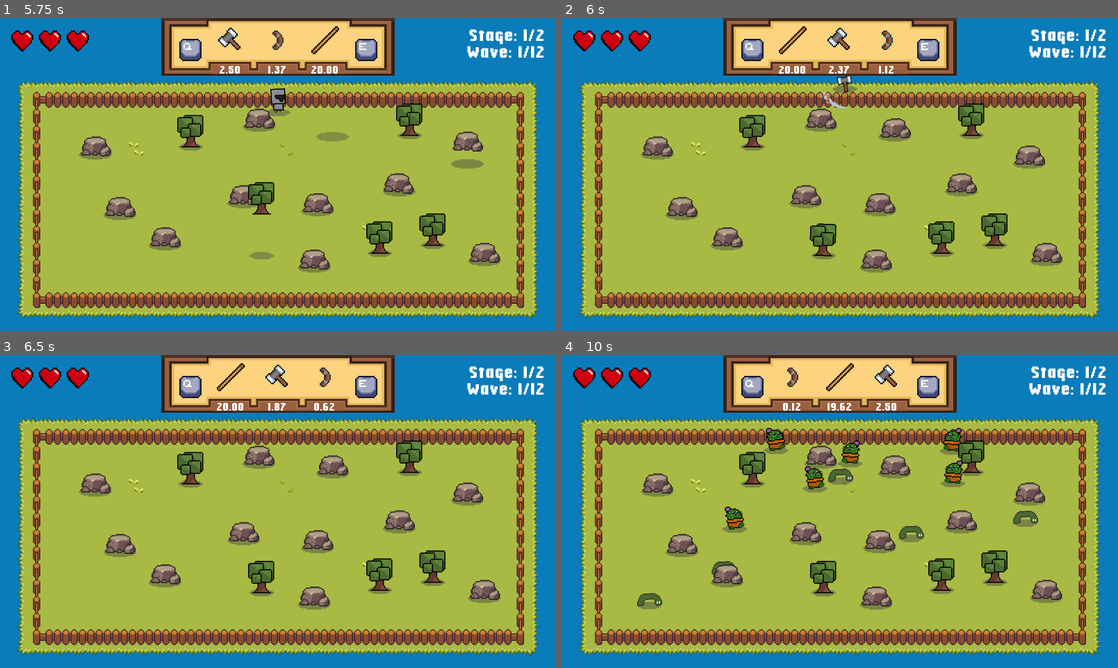
Above: before the commit, frames 1-4 (two rows, left to right).
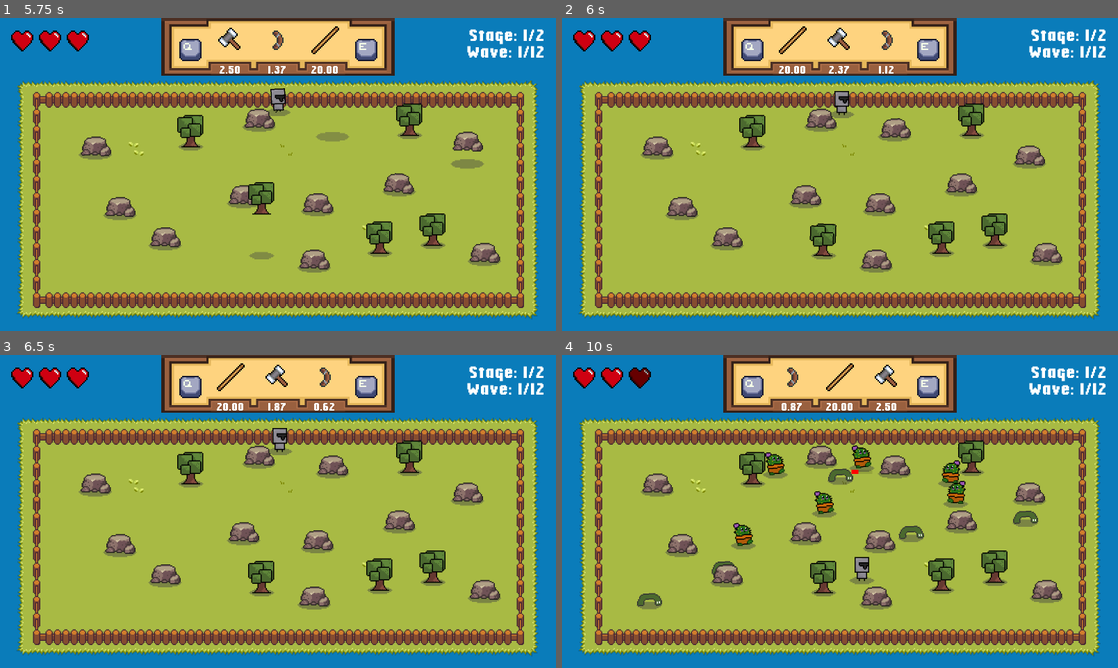
Above: after the commit, the same moments.

Repository: TiltAddictive/air-island
Game: Godot game, scene res://scenes/technical/scene_controller.tscn
Same seed, same stepped clock (60 frames per second), same inputs: the game is played once before the commit and once after it. The engine's default icon, where the game draws it, is replaced by a stand-in: a white triangle on a blue panel in a dark square.
Inputs (mouse positions are in pixels of both pictures, inside the frame that each line leads up to):
- Up to frame 1 (5.75 s): click "New run" at 0.5 s; click "New run" at 1.25 s; click "Settings" at 2 s; tap Enter at 2.75, 4.25 s; move the mouse to (400, 158) at 2.77 s; hold E (choose_right) 2.78-3.53 s; tap Space (attack) at 2.85, 3.5, 3.6, 4.35, 5.1 s; click (400, 158) at 2.92 s; move the mouse to (166, 190) at 3.52 s; hold Down (ui_down) 3.53-4.28 s; click (166, 190) at 3.67 s; move the mouse to (333, 105) at 4.27 s; hold E (choose_right) 4.28-5.03 s; click (333, 105) at 4.42 s; move the mouse to (250, 237) at 5.02 s; hold Up (ui_up) from 5.03 s (still down); click (250, 237) at 5.17 s
- Up to frame 2 (6 s): move the mouse to (1006, 221) at 5.77 s; release Up (ui_up) at 5.78 s; hold Q (choose_left) from 5.78 s (still down); tap Space (attack) at 5.85 s; click (1006, 221) at 5.92 s
- Up to frame 3 (6.5 s): keep holding Q (choose_left)
- Up to frame 4 (10 s): move the mouse to (673, 464) at 6.52 s; tap Space (attack) every 0.75 s from 6.6 to 9.6 s; click (673, 464) at 6.67 s; move the mouse to (867, 511) at 7.27 s; release Q (choose_left) at 7.28 s; hold Down (ui_down) 7.28-8.03 s; click (867, 511) at 7.42 s; move the mouse to (756, 433) at 8.02 s; hold E (choose_right) 8.03-8.78 s; click (756, 433) at 8.17 s; move the mouse to (962, 495) at 8.77 s; hold Up (ui_up) 8.78-9.53 s; click (962, 495) at 8.92 s; move the mouse to (728, 527) at 9.52 s; hold E (choose_right) from 9.53 s (still down); click (728, 527) at 9.67 s

Frame 1 is identical in both runs. In frame 2, 0.4% of the frame differs, in the area x 46-54%, y 18-32%; in frame 3, 0.2%; in frame 4, 3.0%, in the area x 12-74%, y 4-74%.

Commit message:
Added Sound Support

Diff:
--- a/scenes/UI/main_menu.tscn
+++ b/scenes/UI/main_menu.tscn
@@ -33,6 +33,7 @@
 anchor_bottom = 1.0
 grow_horizontal = 2
 grow_vertical = 2
+mouse_filter = 1
 color = Color(1, 1, 1, 0.184314)
 
 [node name="CenterContainer" type="CenterContainer" parent="BlurLayer"]
--- a/scenes/enemies/bosses/fly_boss.tscn
+++ b/scenes/enemies/bosses/fly_boss.tscn
@@ -1,10 +1,13 @@
-[gd_scene load_steps=13 format=3 uid="uid://df37vhqdgwpct"]
+[gd_scene load_steps=16 format=3 uid="uid://df37vhqdgwpct"]
 
 [ext_resource type="PackedScene" uid="uid://b1f4280rnaacr" path="res://scenes/enemies/default_enemy.tscn" id="1_trs1r"]
 [ext_resource type="Script" path="res://scripts/enemies/bosses/fly_boss.gd" id="2_3kxl4"]
 [ext_resource type="Texture2D" uid="uid://ciadsurmepd7u" path="res://resourses/sprites/enemies/bosses/fly/skywing.png" id="2_cycqp"]
 [ext_resource type="Texture2D" uid="uid://dm6r1ylwie0y3" path="res://resourses/sprites/enemies/bosses/fly/BossFly.png" id="2_um3ry"]
 [ext_resource type="PackedScene" uid="uid://dnsmnlrjt2d3e" path="res://scenes/enemies/technical/red_bullet.tscn" id="3_eg2sn"]
+[ext_resource type="PackedScene" uid="uid://c4rxbrtrtj7ry" path="res://scenes/technical/abc_audio_stream_player_2d.tscn" id="6_lbapo"]
+[ext_resource type="AudioStream" uid="uid://b1e7jy3gyehdn" path="res://resourses/sounds/sound/flapping_of_wings.wav" id="7_4wk5k"]
+[ext_resource type="AudioStream" uid="uid://d0l70jpg47yo2" path="res://resourses/sounds/sound/laser-gun-280344.mp3" id="8_sqtti"]
 
 [sub_resource type="Animation" id="Animation_n6f1y"]
 length = 0.001
@@ -247,5 +250,14 @@
 wait_time = 0.05
 one_shot = true
 
+[node name="WingsFlappingAudioStreamPlayer2D" parent="Sounds" index="0" instance=ExtResource("6_lbapo")]
+stream = ExtResource("7_4wk5k")
+autoplay = true
+restart_after_finished = true
+
+[node name="ShootAudioStreamPlayer2D" parent="Sounds" index="1" instance=ExtResource("6_lbapo")]
+stream = ExtResource("8_sqtti")
+sound_multiplier = 0.7
+
 [connection signal="timeout" from="Timers/ShootReloadTimer" to="." method="_on_shoot_reload_timer_timeout"]
 [connection signal="timeout" from="Timers/VolleyReloadTimer" to="." method="_on_volley_reload_timer_timeout"]
--- a/scenes/enemies/default_enemy.tscn
+++ b/scenes/enemies/default_enemy.tscn
@@ -1,9 +1,11 @@
-[gd_scene load_steps=9 format=3 uid="uid://b1f4280rnaacr"]
+[gd_scene load_steps=11 format=3 uid="uid://b1f4280rnaacr"]
 
 [ext_resource type="Script" path="res://scripts/enemies/default_enemy.gd" id="1_j4tom"]
 [ext_resource type="PackedScene" uid="uid://uc6q3n7684qm" path="res://scenes/technical/hp_bar.tscn" id="2_77071"]
 [ext_resource type="Texture2D" uid="uid://cv76o36qmtqvg" path="res://icon.svg" id="2_agw0o"]
 [ext_resource type="PackedScene" uid="uid://ce1njilpfwhdq" path="res://scenes/technical/shadow.tscn" id="3_wi14n"]
+[ext_resource type="PackedScene" uid="uid://c4rxbrtrtj7ry" path="res://scenes/technical/abc_audio_stream_player_2d.tscn" id="5_8070q"]
+[ext_resource type="AudioStream" uid="uid://bv55bip8xifxq" path="res://resourses/sounds/sound/ouch-116112.mp3" id="6_ye3x3"]
 
 [sub_resource type="Animation" id="Animation_k48ie"]
 length = 0.001
@@ -193,6 +195,20 @@
 "update": 0,
 "values": [0.0, -6.28319, -12.5664]
 }
+tracks/8/type = "method"
+tracks/8/imported = false
+tracks/8/enabled = true
+tracks/8/path = NodePath("../../Sounds/DeathAudioStreamPlayer2D")
+tracks/8/interp = 1
+tracks/8/loop_wrap = true
+tracks/8/keys = {
+"times": PackedFloat32Array(0),
+"transitions": PackedFloat32Array(1),
+"values": [{
+"args": [0.0],
+"method": &"custom_play"
+}]
+}
 
 [sub_resource type="AnimationLibrary" id="AnimationLibrary_pp45b"]
 _data = {
@@ -244,5 +260,12 @@
 
 [node name="CalcVelocityTimer" type="Timer" parent="Timers"]
 
+[node name="Sounds" type="Node2D" parent="."]
+
+[node name="DeathAudioStreamPlayer2D" parent="Sounds" instance=ExtResource("5_8070q")]
+stream = ExtResource("6_ye3x3")
+
+[node name="GetHitSoundAudioStreamPlayer2D" parent="Sounds" instance=ExtResource("5_8070q")]
+
 [connection signal="timeout" from="Timers/AttackReloadTimer" to="." method="_on_attack_reload_timer_timeout"]
 [connection signal="timeout" from="Timers/CalcVelocityTimer" to="." method="_on_calc_velocity_timer_timeout"]
--- a/scenes/enemies/technical/bomb.tscn
+++ b/scenes/enemies/technical/bomb.tscn
@@ -1,7 +1,10 @@
-[gd_scene load_steps=9 format=3 uid="uid://r8n7bxyhuna5"]
+[gd_scene load_steps=12 format=3 uid="uid://r8n7bxyhuna5"]
 
 [ext_resource type="Texture2D" uid="uid://h4a2cl5kyt77" path="res://resourses/sprites/enemies/technical/Bomb.png" id="1_8b6vl"]
 [ext_resource type="Script" path="res://scripts/enemies/technical/bomb.gd" id="1_ed1wg"]
+[ext_resource type="PackedScene" uid="uid://c4rxbrtrtj7ry" path="res://scenes/technical/abc_audio_stream_player_2d.tscn" id="3_vun5i"]
+[ext_resource type="AudioStream" uid="uid://cbga5c6bvrdg" path="res://resourses/sounds/sound/sharp-pop-328170.mp3" id="4_n1gry"]
+[ext_resource type="AudioStream" uid="uid://cuaotxkjfp2n3" path="res://resourses/sounds/sound/pistol-gun-shot-278821.mp3" id="5_anwdd"]
 
 [sub_resource type="Animation" id="Animation_mbapd"]
 length = 0.001
@@ -149,6 +152,20 @@
 "method": &"death"
 }]
 }
+tracks/4/type = "method"
+tracks/4/imported = false
+tracks/4/enabled = true
+tracks/4/path = NodePath("../Sounds/ExplosionAudioStreamPlayer2D")
+tracks/4/interp = 1
+tracks/4/loop_wrap = true
+tracks/4/keys = {
+"times": PackedFloat32Array(0),
+"transitions": PackedFloat32Array(1),
+"values": [{
+"args": [0.0],
+"method": &"custom_play"
+}]
+}
 
 [sub_resource type="Animation" id="Animation_k5o3q"]
 resource_name = "spawn"
@@ -191,6 +208,20 @@
 "method": &"play"
 }]
 }
+tracks/3/type = "method"
+tracks/3/imported = false
+tracks/3/enabled = true
+tracks/3/path = NodePath("../Sounds/AppearanceAudioStreamPlayer2D")
+tracks/3/interp = 1
+tracks/3/loop_wrap = true
+tracks/3/keys = {
+"times": PackedFloat32Array(0),
+"transitions": PackedFloat32Array(1),
+"values": [{
+"args": [0.0],
+"method": &"custom_play"
+}]
+}
 
 [sub_resource type="AnimationLibrary" id="AnimationLibrary_6mrix"]
 _data = {
@@ -221,3 +252,13 @@
 
 [node name="CollisionShape2D" type="CollisionShape2D" parent="Area2D"]
 shape = SubResource("CircleShape2D_mj8ek")
+
+[node name="Sounds" type="Node2D" parent="."]
+
+[node name="AppearanceAudioStreamPlayer2D" parent="Sounds" instance=ExtResource("3_vun5i")]
+stream = ExtResource("4_n1gry")
+sound_multiplier = 0.8
+
+[node name="ExplosionAudioStreamPlayer2D" parent="Sounds" instance=ExtResource("3_vun5i")]
+stream = ExtResource("5_anwdd")
+attenuation = 15.455
--- a/scenes/enemies/tier2/walker_shooter.tscn
+++ b/scenes/enemies/tier2/walker_shooter.tscn
@@ -1,9 +1,11 @@
-[gd_scene load_steps=5 format=3 uid="uid://rhfqiu6potvd"]
+[gd_scene load_steps=7 format=3 uid="uid://rhfqiu6potvd"]
 
 [ext_resource type="PackedScene" uid="uid://c5rmck7e5wyfs" path="res://scenes/enemies/tier1/walker.tscn" id="1_q8skl"]
 [ext_resource type="Texture2D" uid="uid://b6e8guhjubyat" path="res://resourses/sprites/enemies/caterpillar_with_gun.png" id="2_3hkra"]
 [ext_resource type="Script" path="res://scripts/enemies/tier2/walker_shooter.gd" id="2_5x05i"]
 [ext_resource type="PackedScene" uid="uid://dnsmnlrjt2d3e" path="res://scenes/enemies/technical/red_bullet.tscn" id="2_qnjed"]
+[ext_resource type="PackedScene" uid="uid://c4rxbrtrtj7ry" path="res://scenes/technical/abc_audio_stream_player_2d.tscn" id="5_ikk6o"]
+[ext_resource type="AudioStream" uid="uid://d0l70jpg47yo2" path="res://resourses/sounds/sound/laser-gun-280344.mp3" id="6_4s3aw"]
 
 [node name="WalkerShooter" instance=ExtResource("1_q8skl")]
 script = ExtResource("2_5x05i")
@@ -21,4 +23,8 @@
 
 [node name="ShootReloadTimer" type="Timer" parent="Timers" index="2"]
 
+[node name="ShootAudioStreamPlayer2D" parent="Sounds" index="0" instance=ExtResource("5_ikk6o")]
+stream = ExtResource("6_4s3aw")
+sound_multiplier = 0.7
+
 [connection signal="timeout" from="Timers/ShootReloadTimer" to="." method="_on_shoot_reload_timer_timeout"]
--- a/scenes/levels/main_level.tscn
+++ b/scenes/levels/main_level.tscn
@@ -10,6 +10,7 @@
 [ext_resource type="PackedScene" uid="uid://bpe7xlwhb82ip" path="res://scenes/technical/camera_2d.tscn" id="5_3tywk"]
 [ext_resource type="Texture2D" uid="uid://de0ls4eco6627" path="res://resourses/sprites/environment/Sky.png" id="5_8yy3w"]
 [ext_resource type="PackedScene" uid="uid://bsjtljod0y2fk" path="res://scenes/UI/weapon_hud.tscn" id="6_7aa4v"]
+[ext_resource type="PackedScene" uid="uid://bwsqabvg2h5si" path="res://scenes/environment/Wall.tscn" id="6_8ggpr"]
 [ext_resource type="PackedScene" uid="uid://db5rvhluwl0j7" path="res://scenes/UI/switch_weapon.tscn" id="7_pnbmj"]
 [ext_resource type="PackedScene" uid="uid://vxm07ely8ocl" path="res://scenes/technical/level_generator.tscn" id="8_rbtoj"]
 [ext_resource type="PackedScene" uid="uid://t1mo7c1n113w" path="res://scenes/technical/enemy_wave_manager.tscn" id="10_wssw8"]
@@ -183,6 +184,13 @@
 z_index = -4
 texture = ExtResource("5_8yy3w")
 
+[node name="Wall" parent="TileMap" instance=ExtResource("6_8ggpr")]
+modulate = Color(1, 1, 1, 0)
+position = Vector2(0, -204)
+scale = Vector2(7.36, 1)
+collision_layer = 64
+collision_mask = 0
+
 [node name="Camera2D" parent="." node_paths=PackedStringArray("PLAYER_NODE") instance=ExtResource("5_3tywk")]
 PLAYER_NODE = NodePath("../Allies/Player")
 
--- a/scenes/player/player.tscn
+++ b/scenes/player/player.tscn
@@ -1,8 +1,15 @@
-[gd_scene load_steps=13 format=3 uid="uid://db0kps2wuxwwl"]
+[gd_scene load_steps=20 format=3 uid="uid://db0kps2wuxwwl"]
 
 [ext_resource type="Script" path="res://scripts/player/player.gd" id="1_8wr6m"]
 [ext_resource type="PackedScene" uid="uid://ce1njilpfwhdq" path="res://scenes/technical/shadow.tscn" id="2_tn42s"]
 [ext_resource type="Texture2D" uid="uid://bq4ptm2o86spv" path="res://resourses/sprites/player/player.png" id="3_goho8"]
+[ext_resource type="AudioStream" uid="uid://4t2ampydsou8" path="res://resourses/sounds/sound/negative_beeps-6008.mp3" id="4_7idar"]
+[ext_resource type="PackedScene" uid="uid://c4rxbrtrtj7ry" path="res://scenes/technical/abc_audio_stream_player_2d.tscn" id="5_5xjkp"]
+[ext_resource type="AudioStream" uid="uid://cvpnqlah1rps2" path="res://resourses/sounds/sound/player_get_hit.mp3" id="6_pxkth"]
+[ext_resource type="AudioStream" uid="uid://b5l0lqit7jyhw" path="res://resourses/sounds/sound/footstep_left.wav" id="7_jawt7"]
+[ext_resource type="AudioStream" uid="uid://bjkct1i8ixd72" path="res://resourses/sounds/sound/footstep_right.wav" id="8_tbvej"]
+[ext_resource type="AudioStream" uid="uid://bdycayvp2nl5x" path="res://resourses/sounds/sound/byistraya-magicheskaya-ataka-audio-material-42078.wav" id="9_kolap"]
+[ext_resource type="AudioStream" uid="uid://c0p2bve8p7v4q" path="res://resourses/sounds/sound/podobnyiy-zvuk-ataki-vozdushnoy-ataki-42079.wav" id="10_1s13i"]
 
 [sub_resource type="Animation" id="Animation_8dljw"]
 length = 0.001
@@ -144,6 +151,20 @@
 "method": &"free_tree"
 }]
 }
+tracks/6/type = "method"
+tracks/6/imported = false
+tracks/6/enabled = true
+tracks/6/path = NodePath("../../Sounds/DieAudioStreamPlayer")
+tracks/6/interp = 1
+tracks/6/loop_wrap = true
+tracks/6/keys = {
+"times": PackedFloat32Array(0),
+"transitions": PackedFloat32Array(1),
+"values": [{
+"args": [0.0],
+"method": &"custom_play"
+}]
+}
 
 [sub_resource type="Animation" id="Animation_sskjo"]
 resource_name = "move"
@@ -229,6 +250,37 @@
 "update": 1,
 "values": [0, 1, 2, 3]
 }
+tracks/1/type = "method"
+tracks/1/imported = false
+tracks/1/enabled = false
+tracks/1/path = NodePath("../../Sounds/FootStepLeftSoundAudioStreamPlayer2D")
+tracks/1/interp = 1
+tracks/1/loop_wrap = true
+tracks/1/keys = {
+"times": PackedFloat32Array(0, 0.4),
+"transitions": PackedFloat32Array(1, 1),
+"values": [{
+"args": [0.0],
+"method": &"custom_play"
+}, {
+"args": [0.0],
+"method": &"custom_play"
+}]
+}
+tracks/2/type = "method"
+tracks/2/imported = false
+tracks/2/enabled = false
+tracks/2/path = NodePath("../../Sounds/FootStepRightSoundAudioStreamPlayer2D")
+tracks/2/interp = 1
+tracks/2/loop_wrap = true
+tracks/2/keys = {
+"times": PackedFloat32Array(0.4),
+"transitions": PackedFloat32Array(1),
+"values": [{
+"args": [0.0],
+"method": &"custom_play"
+}]
+}
 
 [sub_resource type="AnimationLibrary" id="AnimationLibrary_6fxnl"]
 _data = {
@@ -286,5 +338,27 @@
 position = Vector2(0, -15)
 radius = 20.0
 
+[node name="Sounds" type="Node2D" parent="."]
+
+[node name="DieAudioStreamPlayer" parent="Sounds" instance=ExtResource("5_5xjkp")]
+stream = ExtResource("4_7idar")
+
+[node name="GetHitAudioStreamPlayer2D" parent="Sounds" instance=ExtResource("5_5xjkp")]
+stream = ExtResource("6_pxkth")
+pitch_scale = 3.0
+
+[node name="FootStepLeftSoundAudioStreamPlayer2D" parent="Sounds" instance=ExtResource("5_5xjkp")]
+stream = ExtResource("7_jawt7")
+sound_multiplier = 0.9
+
+[node name="FootStepRightSoundAudioStreamPlayer2D" parent="Sounds" instance=ExtResource("5_5xjkp")]
+stream = ExtResource("8_tbvej")
+
+[node name="AttackAudioStreamPlayer2D" parent="Sounds" instance=ExtResource("5_5xjkp")]
+stream = ExtResource("9_kolap")
+
+[node name="RestoreAudioStreamPlayer2D" parent="Sounds" instance=ExtResource("5_5xjkp")]
+stream = ExtResource("10_1s13i")
+
 [connection signal="timeout" from="Timers/InvulnerabilityTimer" to="." method="_on_invulnerability_timer_timeout"]
 [connection signal="timeout" from="Timers/InputReloadTimer" to="." method="_on_input_reload_timer_timeout"]
--- /dev/null
+++ b/scenes/technical/abc_audio_stream_player_2d.tscn
@@ -0,0 +1,8 @@
+[gd_scene load_steps=2 format=3 uid="uid://c4rxbrtrtj7ry"]
+
+[ext_resource type="Script" path="res://scripts/technical/abc_audio_stream_player_2d.gd" id="1_1qkre"]
+
+[node name="ABCAudioStreamPlayer2D" type="AudioStreamPlayer2D"]
+script = ExtResource("1_1qkre")
+
+[connection signal="finished" from="." to="." method="_on_finished"]
--- a/scenes/technical/enemy_wave_manager.tscn
+++ b/scenes/technical/enemy_wave_manager.tscn
@@ -1,6 +1,9 @@
-[gd_scene load_steps=2 format=3 uid="uid://t1mo7c1n113w"]
+[gd_scene load_steps=5 format=3 uid="uid://t1mo7c1n113w"]
 
 [ext_resource type="Script" path="res://scripts/technical/enemy_wave_manager.gd" id="1_qiaqu"]
+[ext_resource type="PackedScene" uid="uid://c4rxbrtrtj7ry" path="res://scenes/technical/abc_audio_stream_player_2d.tscn" id="2_e54o2"]
+[ext_resource type="AudioStream" uid="uid://cla850osdrjcj" path="res://resourses/sounds/sound/colorful-potions-29571.mp3" id="3_oykis"]
+[ext_resource type="AudioStream" uid="uid://dqf4mswmot0uk" path="res://resourses/sounds/sound/boss-battle-music.wav" id="4_hvwyg"]
 
 [node name="EnemyWaveManager" type="Node2D"]
 script = ExtResource("1_qiaqu")
@@ -8,4 +11,17 @@
 [node name="GeneratingOpponentsDelayTimer" type="Timer" parent="."]
 one_shot = true
 
+[node name="Sounds" type="Node2D" parent="."]
+
+[node name="AverageWaveAudioStreamPlayer2D" parent="Sounds" instance=ExtResource("2_e54o2")]
+stream = ExtResource("3_oykis")
+is_music = true
+restart_after_finished = true
+
+[node name="BossBattleAudioStreamPlayer2D" parent="Sounds" instance=ExtResource("2_e54o2")]
+stream = ExtResource("4_hvwyg")
+is_music = true
+restart_after_finished = true
+
+[connection signal="wave_starts" from="." to="." method="_on_wave_starts"]
 [connection signal="timeout" from="GeneratingOpponentsDelayTimer" to="." method="_on_generating_opponents_delay_timer_timeout"]
--- /dev/null
+++ b/scenes/technical/menu_sound_manager.tscn
@@ -0,0 +1,13 @@
+[gd_scene load_steps=4 format=3 uid="uid://bgmq3vj11b7ww"]
+
+[ext_resource type="PackedScene" uid="uid://c4rxbrtrtj7ry" path="res://scenes/technical/abc_audio_stream_player_2d.tscn" id="1_8un60"]
+[ext_resource type="AudioStream" uid="uid://yr8m86p4pqbh" path="res://resourses/sounds/sound/change_button_sound.wav" id="2_ydmmk"]
+[ext_resource type="AudioStream" uid="uid://x501vkv2e8nf" path="res://resourses/sounds/sound/click-sound.wav" id="3_wrkty"]
+
+[node name="MenuSoundManager" type="Node2D"]
+
+[node name="ChangeButtonAudioStreamPlayer2D" parent="." instance=ExtResource("1_8un60")]
+stream = ExtResource("2_ydmmk")
+
+[node name="ClickButtonAudioStreamPlayer2D2" parent="." instance=ExtResource("1_8un60")]
+stream = ExtResource("3_wrkty")
--- a/scripts/enemies/bosses/fly_boss.gd
+++ b/scripts/enemies/bosses/fly_boss.gd
@@ -87,6 +87,7 @@
 
 func shoot():
 	for shoot_point in shoot_points:
+		$Sounds/ShootAudioStreamPlayer2D.custom_play()
 		var direction: Vector2 = (shoot_point.global_position - shoot_points_parent.global_position).normalized()
 		shoot_point_shoot(shoot_point.global_position, direction)
 
--- a/scripts/enemies/tier2/walker_shooter.gd
+++ b/scripts/enemies/tier2/walker_shooter.gd
@@ -14,6 +14,7 @@
 	var bullet_node = bullet_scene.instantiate()
 	bullet_node.direction = (player_position - global_position).normalized()
 	bullet_node.global_position = $RotationalPart/ShootingNode.global_position
+	$Sounds/ShootAudioStreamPlayer2D.custom_play()
 	ENEMY_ATACK_NODE.add_child(bullet_node)
 
 func get_hit(damage: float, impulse: Vector2 = Vector2.ZERO, impulse_impact_time: float = 0) -> void:
--- a/scripts/global/constants_global.gd
+++ b/scripts/global/constants_global.gd
@@ -1,5 +1,7 @@
 extends Node
 
+signal sound_value_changed
+signal music_value_changed
 
 const AVAILABLE_LANGUAGES = {
 	EN = "en",
@@ -7,8 +9,12 @@
 }
 var VELOCITY_EPS: float = 0.05
 
-var SOUND_VALUE: int = 10
-var MUSIC_VALUE: int = 100
+var SOUND_VALUE: int = 10:
+	set = set_sound_value
+
+var MUSIC_VALUE: int = 10:
+	set = set_music_value
+
 const SETTINGS_SCENE_PATH: String = "res://scenes/UI/settings_menu.tscn"
 var languages: Array[String]
 var current_language_index: int = 0
@@ -59,3 +65,12 @@
 		SOUND_VALUE = config.get_value("audio", "sound_value", SOUND_VALUE)
 		MUSIC_VALUE = config.get_value("audio", "music_value", MUSIC_VALUE)
 		current_language_index = config.get_value("language", "current_language_index", current_language_index)
+
+
+func set_sound_value(value: int) -> void:
+	SOUND_VALUE = value
+	sound_value_changed.emit(SOUND_VALUE)
+
+func set_music_value(value: int) -> void:
+	MUSIC_VALUE = value
+	music_value_changed.emit(MUSIC_VALUE)
--- a/scripts/levels/main_level.gd
+++ b/scripts/levels/main_level.gd
@@ -73,6 +73,7 @@
 
 
 func run_ends():
+	print("RUN ENDS")
 	enemy_wave_manager.waiting = false
 	run_progress_data.delete_save_file()
 	get_tree().paused = false
--- a/scripts/player/player.gd
+++ b/scripts/player/player.gd
@@ -71,6 +71,7 @@
 func get_hit(damage: float, impulse: Vector2 = Vector2.ZERO) -> void:
 	if not can_get_damage:
 		return
+	$Sounds/GetHitAudioStreamPlayer2D.play()
 	RunGlobal.player_hp -= 1
 	can_get_damage = false
 	invulnerability_timer.start(
@@ -91,6 +92,7 @@
 		return
 	weapon_scene.global_position = global_position
 	weapon_scene.direction = look_at_direction
+	$Sounds/AttackAudioStreamPlayer2D.custom_play()
 	WEAPON_NODE.add_child(weapon_scene)
 	RunGlobal.WEAPON_PLAYER = weapon_scene
 	start_evaporating()
@@ -116,7 +118,7 @@
 	stun(stun_sec)
 
 
-func restore(spawn_position: Vector2, damage: float = 0, impulse_vector_direction: Vector2 = Vector2.ZERO):
+func restore(spawn_position: Vector2, damage: float = 0, impulse_vector_direction: Vector2 = Vector2.ZERO, weapon_broke: bool = true):
 	if not is_evaporated:
 		return
 	if damage != 0:
@@ -131,6 +133,10 @@
 	visible = true
 	can_attack = true
 	set_physics_process(true)
+	if weapon_broke:
+		$Sounds/GetHitAudioStreamPlayer2D.custom_play()
+	else:
+		$Sounds/RestoreAudioStreamPlayer2D.custom_play()
 
 
 func calc_animation():
--- /dev/null
+++ b/scripts/technical/abc_audio_stream_player_2d.gd
@@ -0,0 +1,36 @@
+extends AudioStreamPlayer2D
+class_name CustomAudioStreamPlayer2D
+
+@export var is_music: bool = false
+@export var sound_multiplier: float = 1
+@export var restart_after_finished: bool = false
+
+func _ready() -> void:
+	ConstantsGlobal.connect("sound_value_changed", sound_value_changed)
+	ConstantsGlobal.connect("music_value_changed", music_value_changed)
+
+
+func custom_play(from_position: float = 0.0) -> void:
+	volume_db = calc_volume_db()
+	play(from_position)
+
+
+func _on_finished() -> void:
+	if restart_after_finished:
+		custom_play()
+
+
+func get_global_volume() -> float:
+	return ConstantsGlobal.MUSIC_VALUE if is_music else ConstantsGlobal.SOUND_VALUE
+
+
+func calc_volume_db() -> float:
+	return lerp(-40.0, 0.0, sound_multiplier * float(get_global_volume() / 10.0))
+
+
+func sound_value_changed(value: int) -> void:
+	volume_db = calc_volume_db()
+
+
+func music_value_changed(value: int) -> void:
+	volume_db = calc_volume_db()
--- a/scripts/technical/enemy_wave_manager.gd
+++ b/scripts/technical/enemy_wave_manager.gd
@@ -23,6 +23,7 @@
 @export var MAX_VAWES_AMOUNT: int = 12
 
 var enemy_spawned: bool = false
+var prev_wave_was_bossfight: bool = true
 
 var AVAILABLE_TIERES = ["tier1", "tier2"]
 @export var TIER_ENEMIES: Dictionary = {
@@ -47,6 +48,10 @@
 
 @onready var generating_opponents_delay_timer: Timer = $GeneratingOpponentsDelayTimer
 var generating_opponents_delay_time: float = 4
+
+@onready var average_wave_audio_stream_player_2d: CustomAudioStreamPlayer2D = $Sounds/AverageWaveAudioStreamPlayer2D
+@onready var boss_battle_audio_stream_player_2d: CustomAudioStreamPlayer2D = $Sounds/BossBattleAudioStreamPlayer2D
+
 
 func _ready() -> void:
 	pass
@@ -121,7 +126,13 @@
 
 	if current_wave != waves_amount:
 		generate_wave()
+		boss_battle_audio_stream_player_2d.stop()
+		if not average_wave_audio_stream_player_2d.playing:
+			average_wave_audio_stream_player_2d.custom_play()
 	else:
+		average_wave_audio_stream_player_2d.stop()
+		if not boss_battle_audio_stream_player_2d.playing:
+			boss_battle_audio_stream_player_2d.custom_play()
 		generate_boss()
 
 
--- a/scripts/ui/settings_menu.gd
+++ b/scripts/ui/settings_menu.gd
@@ -36,10 +36,8 @@
 
 
 func _on_sound_h_slider_value_changed(value: float) -> void:
-	print("_on_sound_h_slider_value_changed")
 	ConstantsGlobal.SOUND_VALUE = sound_h_slider.value
 
 
 func _on_music_h_slider_value_changed(value: float) -> void:
-	print("_on_music_h_slider_value_changed")
 	ConstantsGlobal.MUSIC_VALUE = music_h_slider.value
--- a/scripts/weapons/default_weapon.gd
+++ b/scripts/weapons/default_weapon.gd
@@ -57,14 +57,14 @@
 	have_to_response_on_collision = true
 
 
-func destroy(damage: float = 0, impulse_vector_direction: Vector2 = Vector2.ZERO):
-	RunGlobal.PLAYER.restore(global_position, damage, impulse_vector_direction)
+func destroy(damage: float = 0, impulse_vector_direction: Vector2 = Vector2.ZERO, weapon_broke: bool = false):
+	RunGlobal.PLAYER.restore(global_position, damage, impulse_vector_direction, weapon_broke)
 	RunGlobal.WEAPON_PLAYER = null
 	queue_free()
 
 
 func get_hit(damage: float, impulse: Vector2 = Vector2.ZERO) -> void:
-	destroy(damage, impulse)
+	destroy(damage, impulse, true)
 
 
 func _on_weapon_have_to_destroy() -> void:
Not shown, added: resourses/sounds/sound/boss-battle-music.wav.import
Not shown, added: resourses/sounds/sound/byistraya-magicheskaya-ataka-audio-material-42078.wav.import
Not shown, added: resourses/sounds/sound/change_button_sound.wav.import
Not shown, added: resourses/sounds/sound/click-sound.wav.import
Not shown, added: resourses/sounds/sound/colorful-potions-29571.mp3.import
Not shown, added: resourses/sounds/sound/explosion-8-bit-7-314696.mp3.import
Not shown, added: resourses/sounds/sound/flapping_of_wings.wav.import
Not shown, added: resourses/sounds/sound/footstep_left.wav.import
Not shown, added: resourses/sounds/sound/footstep_right.wav.import
Not shown, added: resourses/sounds/sound/footsteps-278819.mp3.import
Not shown, added: resourses/sounds/sound/glass-hit-192119.mp3.import
Not shown, added: resourses/sounds/sound/laser-gun-280344.mp3.import
(and 34 more such lines)
